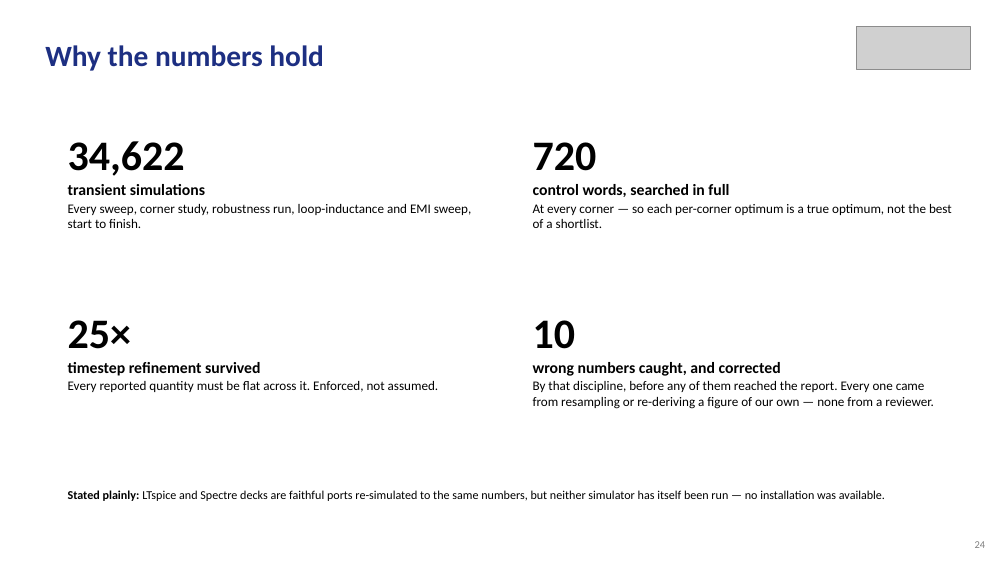
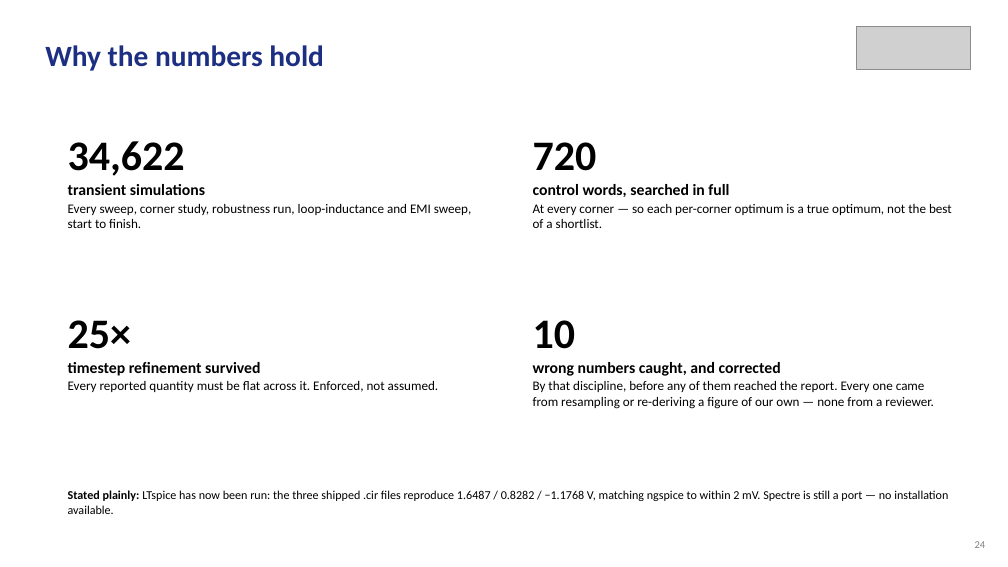
Before and after one commit to Amritha902/gan-driver, a slide deck: slide 24 of review/Review1_GaN_Segmented_Gate_Driver.pptx. Drawn at 1008x567 pixels with LibreOffice and Linux fonts; fonts in the diff are those of the drawing; grey boxes stand for pictures. Boxes give left, top, right and bottom in pixels: in the first picture for what was removed or moved away, otherwise in the second. Text is boxed around its words. In the diff, an @@ line names an element or a change of style, - is before the commit and + after.

```diff
--- a/review/Review1_GaN_Segmented_Gate_Driver.pptx
+++ b/review/Review1_GaN_Segmented_Gate_Driver.pptx
@@ text at bbox=[68, 490, 948, 514]: text changed @@
-Stated plainly: LTspice and Spectre decks are faithful ports re-simulated to the same numbers, but neither simulator has itself been run — no installation was available.
+Stated plainly: LTspice has now been run: the three shipped .cir files reproduce 1.6487 / 0.8282 / −1.1768 V, matching ngspice to within 2 mV. Spectre is still a port — no installation available.
```
Also in this commit, not shown: 3 other slides changed, 3 other files.
